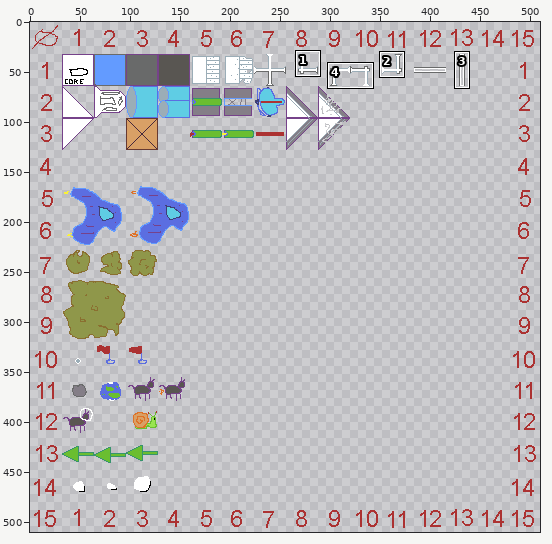
Sprite sheet -- src-deploy/public/ludumDare43/images/ship-001.png. The first picture is a wide view before the edit; the outline marks the close-up.
Close-up. Before:
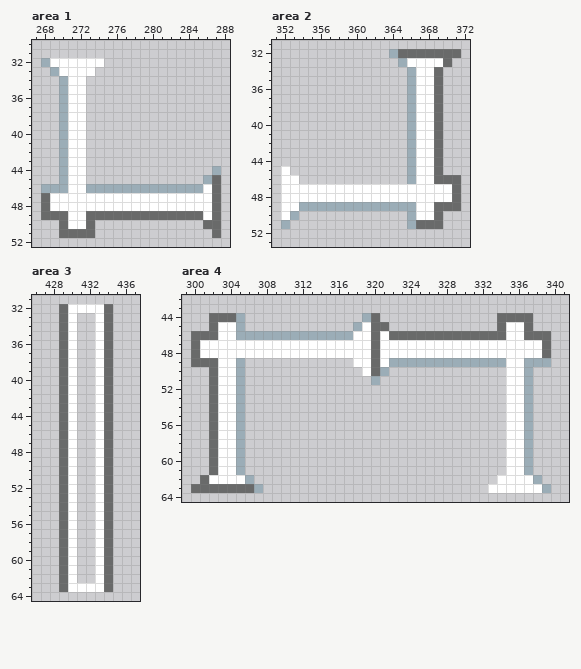
The file is 512x512 pixels. Pixels under 10% opacity are left out. Colours within 5 levels of each other are drawn and written as one. Shown: area 1: x 267..288, y 30..52; area 2: x 351..372, y 31..53; area 3: x 426..437, y 31..64; area 4: x 299..341, y 42..64. The wide view leaves out empty margins. The commit also changed other parts of the picture, which this record leaves out.
The result:
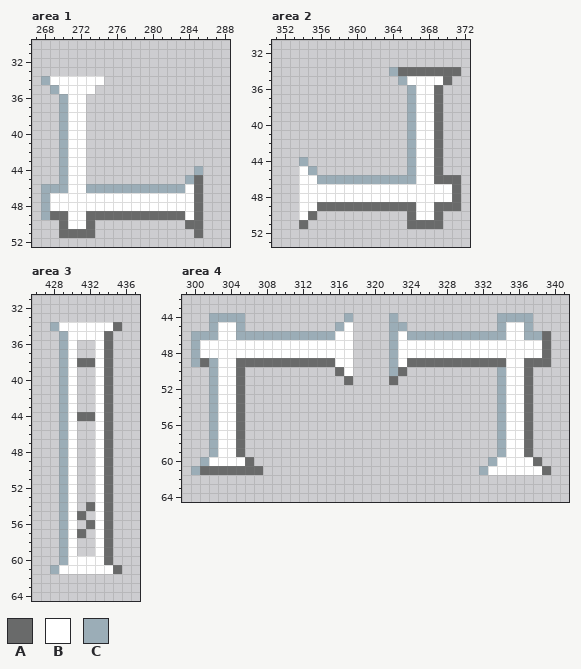
Palette (. is transparent): A #696a6a  B #ffffff  C #9badb7
Changes in this commit:
--- area 1
@@ x 267..276 @@
 31 ..........
-32 .CBBBBBB..
-33 ..CBBBB...
-34 ...CBB....
-35 ...CBB....
+32 ..........
+33 ..........
+34 .CBBBBBB..
+35 ..CBBBB...
 36 ...CBB....
@@ x 267..288 @@
 43 ...CBB................
-44 ...CBB..............C.
-45 ...CBB.............CA.
-46 .CCCBBCCCCCCCCCCCCCBA.
-47 .ABBBBBBBBBBBBBBBBBBA.
-48 .ABBBBBBBBBBBBBBBBBBA.
-49 .AAABBAAAAAAAAAAAAABA.
-50 ...ABBA............AA.
-51 ...AAAA.............A.
+44 ...CBB............C...
+45 ...CBB...........CA...
+46 .CCCBBCCCCCCCCCCCBA...
+47 .CBBBBBBBBBBBBBBBBA...
+48 .CBBBBBBBBBBBBBBBBA...
+49 .CAABBAAAAAAAAAAABA...
+50 ...ABBA..........AA...
+51 ...AAAA...........A...
 52 ......................
--- area 2
@@ x 362..372 @@
 31 ...........
-32 ..CAAAAAAA.
-33 ...CBBBBA..
-34 ....CBBA...
-35 ....CBBA...
+32 ...........
+33 ...........
+34 ..CAAAAAAA.
+35 ...CBBBBA..
 36 ....CBBA...
@@ x 351..372 @@
 43 ...............CBBA...
-44 ...............CBBA...
-45 .B.............CBBA...
-46 .BB............CBBAAA.
-47 .BBBBBBBBBBBBBBBBBBBA.
-48 .BBBBBBBBBBBBBBBBBBBA.
-49 .BBCCCCCCCCCCCCCBBAAA.
-50 .BC............CBBA...
-51 .C.............CAAA...
+44 ...C...........CBBA...
+45 ...BC..........CBBA...
+46 ...BBCCCCCCCCCCCBBAAA.
+47 ...BBBBBBBBBBBBBBBBBA.
+48 ...BBBBBBBBBBBBBBBBBA.
+49 ...BBAAAAAAAAAAABBAAA.
+50 ...BA..........ABBA...
+51 ...A...........AAAA...
 52 ......................
--- area 3
@@ x 426..437 @@
 31 ............
-32 ...ABBBBA...
-33 ...AB..BA...
-34 ...AB..BA...
-35 ...AB..BA...
-36 ...AB..BA...
-37 ...AB..BA...
-38 ...AB..BA...
-39 ...AB..BA...
-40 ...AB..BA...
-41 ...AB..BA...
-42 ...AB..BA...
-43 ...AB..BA...
-44 ...AB..BA...
-45 ...AB..BA...
-46 ...AB..BA...
-47 ...AB..BA...
-48 ...AB..BA...
-49 ...AB..BA...
-50 ...AB..BA...
-51 ...AB..BA...
-52 ...AB..BA...
-53 ...AB..BA...
-54 ...AB..BA...
-55 ...AB..BA...
-56 ...AB..BA...
-57 ...AB..BA...
-58 ...AB..BA...
-59 ...AB..BA...
-60 ...AB..BA...
-61 ...AB..BA...
-62 ...AB..BA...
-63 ...ABBBBA...
+32 ............
+33 ............
+34 ..CBBBBBBA..
+35 ...CBBBBA...
+36 ...CB..BA...
+37 ...CB..BA...
+38 ...CBAABA...
+39 ...CB..BA...
+40 ...CB..BA...
+41 ...CB..BA...
+42 ...CB..BA...
+43 ...CB..BA...
+44 ...CBAABA...
+45 ...CB..BA...
+46 ...CB..BA...
+47 ...CB..BA...
+48 ...CB..BA...
+49 ...CB..BA...
+50 ...CB..BA...
+51 ...CB..BA...
+52 ...CB..BA...
+53 ...CB..BA...
+54 ...CB.ABA...
+55 ...CBA.BA...
+56 ...CB.ABA...
+57 ...CBA.BA...
+58 ...CB..BA...
+59 ...CB..BA...
+60 ...CBBBBA...
+61 ..CBBBBBBA..
+62 ............
+63 ............
 64 ............
--- area 4
@@ x 299..341 @@
 43 ...........................................
-44 ...AAAC.............CA.............AAAA....
-45 ...ABBC............CBAA............ABBA....
-46 .AAABBCCCCCCCCCCCCCBBABAAAAAAAAAAAAABBAAA..
-47 .ABBBBBBBBBBBBBBBBBBBABBBBBBBBBBBBBBBBBBA..
-48 .ABBBBBBBBBBBBBBBBBBBABBBBBBBBBBBBBBBBBBA..
-49 .AAABBC............BBABCCCCCCCCCCCCCBBCCC..
-50 ...ABBC.............BAC.............BBC....
-51 ...ABBC..............C..............BBC....
-52 ...ABBC.............................BBC....
-53 ...ABBC.............................BBC....
-54 ...ABBC.............................BBC....
-55 ...ABBC.............................BBC....
-56 ...ABBC.............................BBC....
-57 ...ABBC.............................BBC....
-58 ...ABBC.............................BBC....
-59 ...ABBC.............................BBC....
-60 ...ABBC.............................BBC....
-61 ...ABBC.............................BBC....
-62 ..ABBBBC...........................BBBBC...
-63 .AAAAAAAC.........................BBBBBBC..
+44 ...CCCC...........C....C...........CCCC....
+45 ...CBBC..........CB....CC..........CBBC....
+46 .CCCBBCCCCCCCCCCCBB....CBCCCCCCCCCCCBBCCA..
+47 .CBBBBBBBBBBBBBBBBB....CBBBBBBBBBBBBBBBBA..
+48 .CBBBBBBBBBBBBBBBBB....CBBBBBBBBBBBBBBBBA..
+49 .CACBBAAAAAAAAAAABB....CBAAAAAAAAAAABBAAA..
+50 ...CBBA..........AB....CA..........CBBA....
+51 ...CBBA...........A....A...........CBBA....
+52 ...CBBA............................CBBA....
+53 ...CBBA............................CBBA....
+54 ...CBBA............................CBBA....
+55 ...CBBA............................CBBA....
+56 ...CBBA............................CBBA....
+57 ...CBBA............................CBBA....
+58 ...CBBA............................CBBA....
+59 ...CBBA............................CBBA....
+60 ..CBBBBA..........................CBBBBA...
+61 .CAAAAAAA........................CBBBBBBA..
+62 ...........................................
+63 ...........................................
 64 ...........................................
